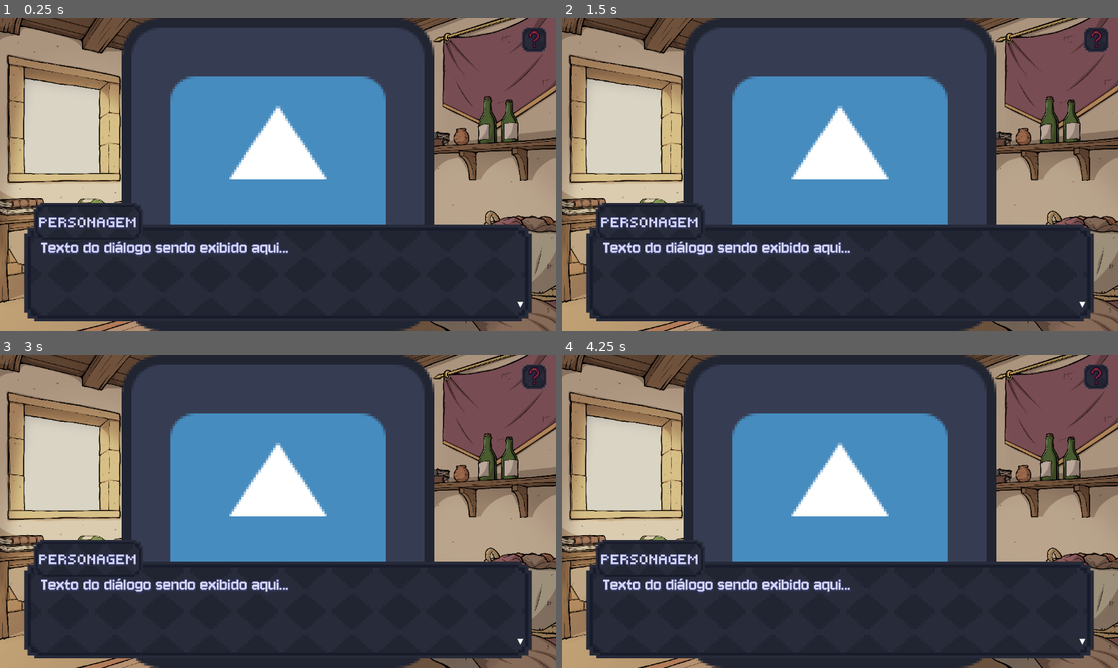
Above: before the commit, frames 1-4 (two rows, left to right).
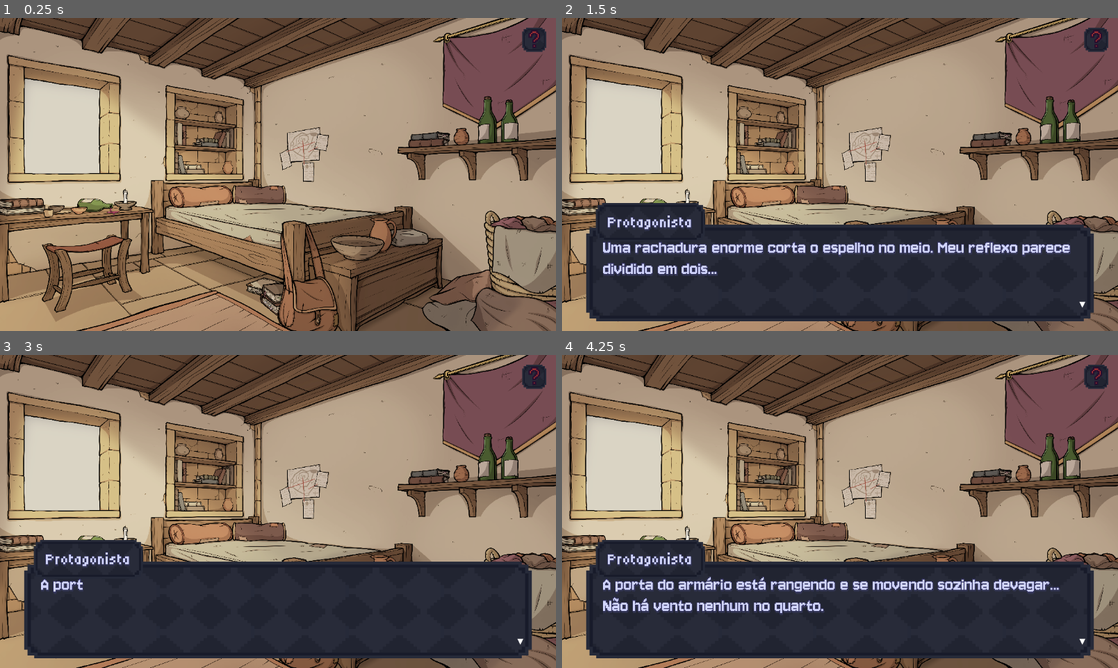
Above: after the commit, the same moments.

Repository: Joseinaciomf/GameJamPlus
Game: Godot game, scene res://Main/Scenes/room_night2.tscn
Two runs of this game, one before a commit and one after it. Both use one fixed random seed, a clock stepped at 60 frames per second and the inputs below. This scene is started directly instead of the project's main scene. The engine's default icon, where the game draws it, is replaced by a stand-in: a white triangle on a blue panel in a dark square.
Inputs (mouse positions are in pixels of both pictures, inside the frame that each line leads up to):
- Up to frame 1 (0.25 s): no input
- Up to frame 2 (1.5 s): click (695, 118) at 0.5 s; click (845, 208) at 1.25 s
- Up to frame 3 (3 s): click (472, 542) at 2 s; click (366, 467) at 2.75 s
- Up to frame 4 (4.25 s): click (578, 511) at 3.5 s

The runs differ from the first frame. In frame 1, 67% of the frame differs, in the area x 4-96%, y 0-100%; in frame 2, 41%; in frame 3, 40%; in frame 4, 41%.
Error before the commit: Parse Error: Expected indented block after "if" block. (res://Main/Scripts/dialogue_box.gd:110)

Commit message:
Integra alteracoes da Sound na main

Diff:
--- a/Main/Scripts/dialogue_box.gd
+++ b/Main/Scripts/dialogue_box.gd
@@ -13,7 +13,7 @@
 var _dialogue_sound_player: AudioStreamPlayer
 
 # --- VARIÁVEIS DE CONFIGURAÇÃO ---
-@export var text_speed: float = 0.03 # Velocidade da digitação
+@export var text_speed: float = 0.03
 
 var current_sequence: Array = []
 var text_database: Dictionary = {}
@@ -29,8 +29,6 @@
 	_dialogue_sound_player.volume_db = dialogue_sound_volume_db
 	add_child(_dialogue_sound_player)
 
-	# Oculta a caixa de diálogo e o indicador por padrão
-	# Oculta por padrão
 	dialogue_control.visible = false
 	portrait.visible = false
 	if next_indicator:
@@ -45,100 +43,103 @@
 
 	if is_click or is_space:
 		get_viewport().set_input_as_handled()
-
 		if is_typing:
 			finish_typing_instantly()
 		else:
-			# Se já terminou de digitar, passa para a próxima fala ou fecha a caixa
 			_dialogue_sound_player.play()
 			advance_dialogue()
 
-## Inicializa um diálogo filtrando os IDs pelo prefixo
+# Inicializa um diálogo filtrando os IDs pelo prefixo
 func start_dialogue_filtered(prefix: String, csv_path: String) -> void:
 	text_database = load_csv_data(csv_path)
-	var full_sequence = load_json_data("res://Assets/Dialogues/dialogues.json")
+	var full_sequence: Array = load_json_data("res://Assets/Dialogues/dialogues.json")
 
 	current_sequence = []
 	for entry in full_sequence:
-		if entry["id"].begins_with(prefix):
+		if entry is Dictionary and str(entry.get("id", "")).begins_with(prefix):
 			current_sequence.append(entry)
 
 	current_index = 0
-
-	if current_sequence.size() > 0:
+	if not current_sequence.is_empty():
 		dialogue_control.visible = true
 		display_current_line()
 	else:
 		printerr("Nenhum diálogo encontrado com o prefixo: ", prefix)
 
-## Leitor do CSV
+# Leitor do CSV
 func load_csv_data(file_path: String) -> Dictionary:
 	var db: Dictionary = {}
 	if not FileAccess.file_exists(file_path):
 		printerr("Arquivo CSV não encontrado: ", file_path)
 		return db
 
-	var file = FileAccess.open(file_path, FileAccess.READ)
+	var file: FileAccess = FileAccess.open(file_path, FileAccess.READ)
+	if file == null:
+		printerr("Não foi possível abrir CSV: ", file_path)
+		return db
+
 	var is_header: bool = true
-
 	while not file.eof_reached():
 		var line: PackedStringArray = file.get_csv_line()
 		if is_header:
 			is_header = false
 			continue
-
 		if line.size() >= 3:
-			var id = line[0].strip_edges()
-			var name = line[1].strip_edges()
-			var text = line[2].strip_edges()
-			db[id] = {"name": name, "text": text}
-
-			db[line[0].strip_edges()] = {"name": line[1].strip_edges(), "text": line[2].strip_edges()}
-
+			var id: String = line[0].strip_edges()
+			var character_name: String = line[1].strip_edges()
+			var content: String = line[2].strip_edges()
+			db[id] = {"name": character_name, "text": content}
 	return db
 
-## Leitor do JSON
+# Leitor do JSON
 func load_json_data(file_path: String) -> Array:
 	if not FileAccess.file_exists(file_path):
 		printerr("Arquivo JSON não encontrado: ", file_path)
 		return []
 
-	var file = FileAccess.open(file_path, FileAccess.READ)
-	var json = JSON.new()
-	var error = json.parse(json_string)
+	var file: FileAccess = FileAccess.open(file_path, FileAccess.READ)
+	if file == null:
+		printerr("Não foi possível abrir JSON: ", file_path)
+		return []
 
-	if error == OK:
-	if json.parse(file.get_as_text()) == OK:
+	var json: JSON = JSON.new()
+	var error: Error = json.parse(file.get_as_text())
+	if error != OK:
+		printerr("Erro ao ler JSON: ", json.get_error_message())
+		return []
+	if json.data is Array:
 		return json.data
+	printerr("O arquivo JSON precisa conter uma lista de diálogos: ", file_path)
 	return []
 
-## Exibe a fala atual na tela
+# Exibe a fala atual na tela
 func display_current_line() -> void:
 	stop_indicator_animation()
 
-	var entry = current_sequence[current_index]
-	var id = entry["id"]
-	var portrait_path = entry.get("portrait", "")
-
-	if not text_database.has(id):
+	if current_index >= current_sequence.size():
 		advance_dialogue()
 		return
 
-	name_label.text = text_database[id]["name"]
-	var line_text = text_database[id]["text"]
+	var entry: Dictionary = current_sequence[current_index]
+	var id: String = str(entry.get("id", ""))
+	var portrait_path: String = str(entry.get("portrait", ""))
 
-	# Atualiza o Nome
+	if not text_database.has(id):
+		printerr("ID não encontrado no CSV: ", id)
+		advance_dialogue()
+		return
+
+	var name_text: String = str(text_database[id]["name"])
+	var line_text: String = str(text_database[id]["text"])
 	name_label.text = name_text
 
-	# Atualiza o Portrait
-	# Atualiza o Portrait (Sprite centralizado de corpo inteiro por trás da caixa de texto)
+	# Mantém o retrato independente da caixa, conforme a versão da main.
 	if portrait_path != "" and ResourceLoader.exists(portrait_path):
 		portrait.texture = load(portrait_path)
 		portrait.visible = true
 	else:
 		portrait.visible = false
 
-	# Animação de digitação
 	text_label.text = line_text
 	text_label.visible_characters = 0
 	is_typing = true
@@ -147,7 +148,7 @@
 		tween.kill()
 
 	tween = create_tween()
-	var total_time = line_text.length() * text_speed
+	var total_time: float = line_text.length() * text_speed
 	tween.tween_property(text_label, "visible_characters", line_text.length(), total_time)
 	tween.finished.connect(_on_typing_finished)
 
@@ -158,7 +159,7 @@
 func finish_typing_instantly() -> void:
 	if tween:
 		tween.kill()
-	text_label.visible_characters = text_label.text.length()
+	text_label.visible_characters = text_label.get_total_character_count()
 	_on_typing_finished()
 
 func advance_dialogue() -> void:
@@ -168,7 +169,7 @@
 	else:
 		stop_indicator_animation()
 		dialogue_control.visible = false
-		portrait.visible = false # Fecha o sprite da sombra ao encerrar a conversa
+		portrait.visible = false
 
 func start_indicator_animation() -> void:
 	if not next_indicator:
